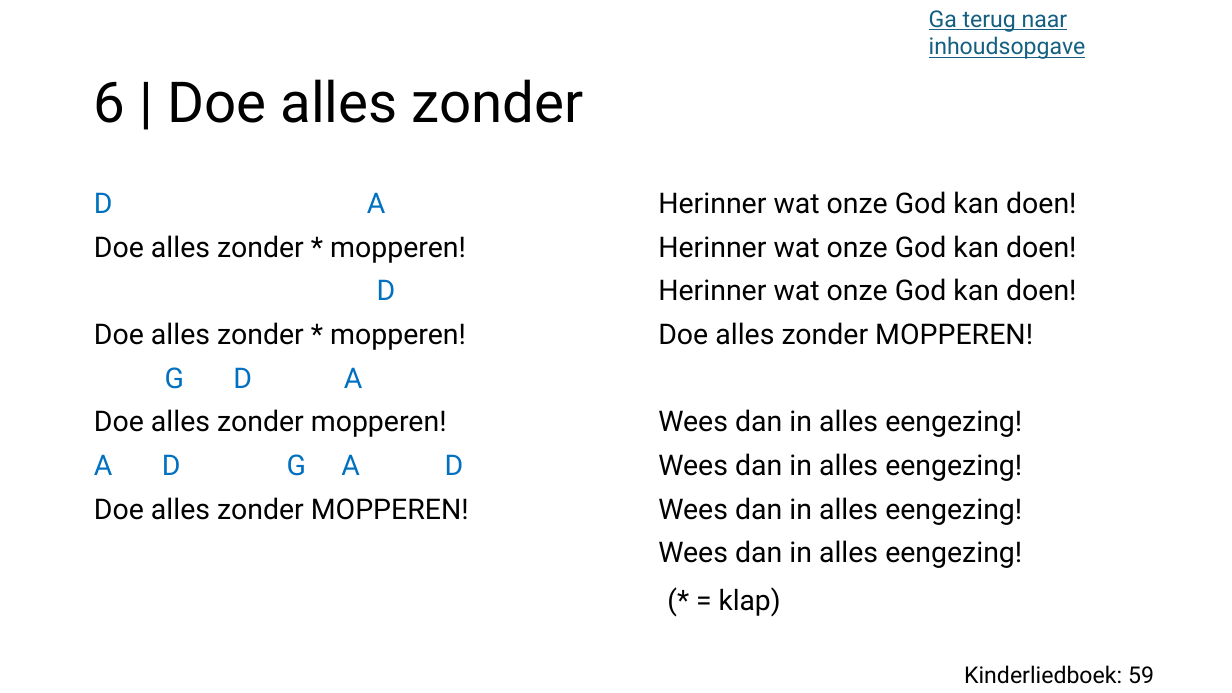
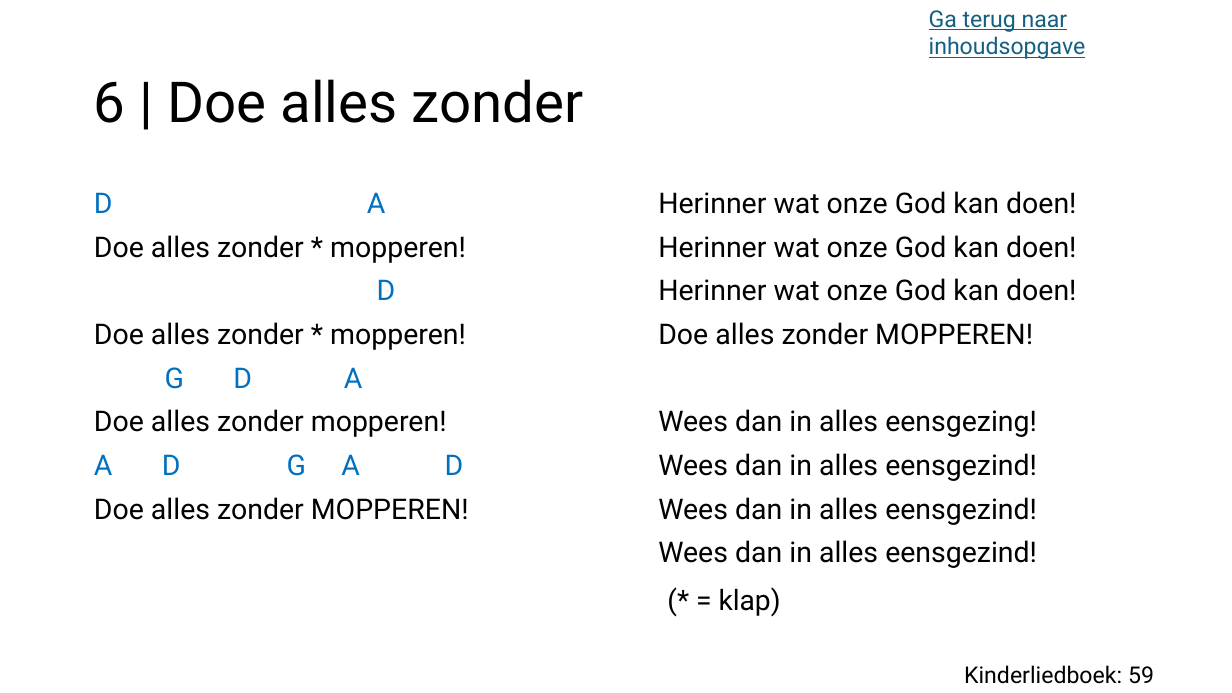
Before and after one commit to danieljustingray/danieljustingray, a slide deck: slide 7 of Liederen Diessen 2024.pptx. Drawn at 1232x693 pixels with LibreOffice and Linux fonts; fonts in the diff are those of the drawing. Boxes give left, top, right and bottom in pixels: in the first picture for what was removed or moved away, otherwise in the second. Text is boxed around its words. In the diff, an @@ line names an element or a change of style, - is before the commit and + after.

Commit message:
small update
small update

```diff
--- a/Liederen Diessen 2024.pptx
+++ b/Liederen Diessen 2024.pptx
@@ text at <box>658,409,1037,568</box>: text changed @@
-Wees dan in alles eengezing!
-Wees dan in alles eengezing!
-Wees dan in alles eengezing!
-Wees dan in alles eengezing!
+Wees dan in alles eensgezing!
+Wees dan in alles eensgezind!
+Wees dan in alles eensgezind!
+Wees dan in alles eensgezind!
```
Also in this commit, not shown: 1 other slide changed.
